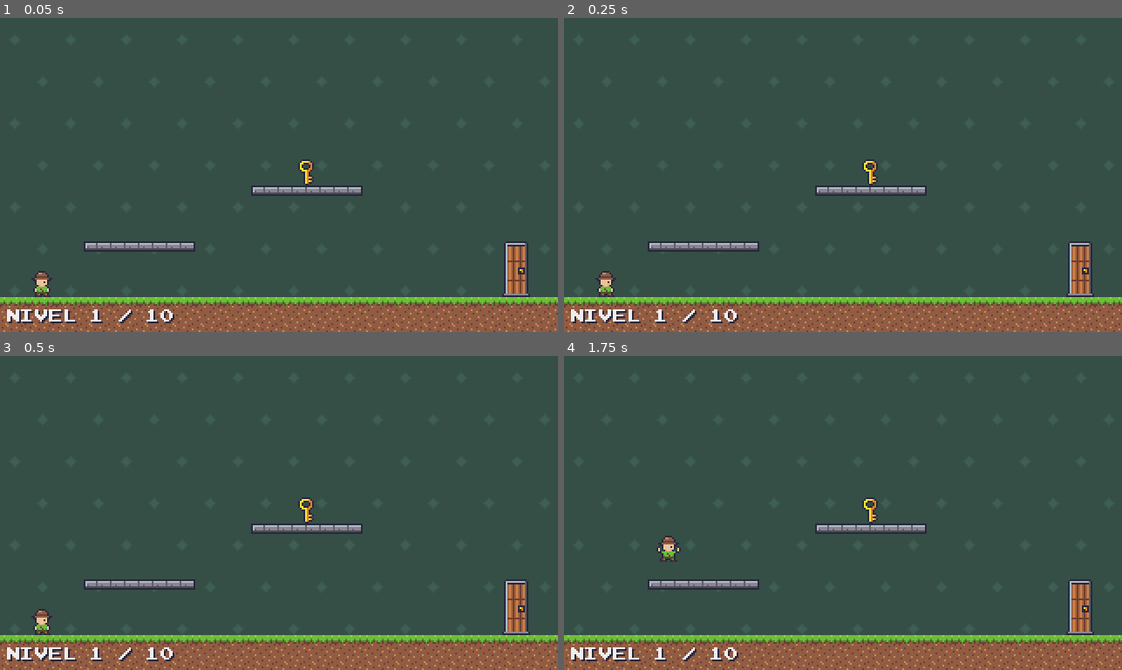
Above: before the commit, frames 1-4 (two rows, left to right).
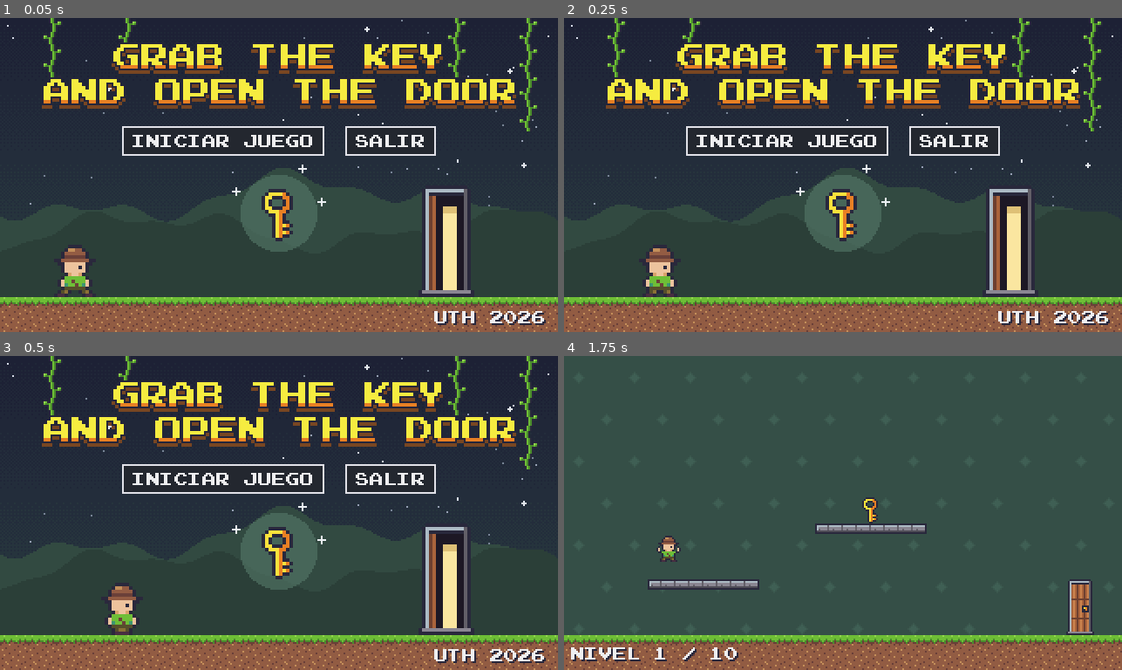
Above: after the commit, the same moments.

Repository: AntOnionPro/grab-the-key-and-open-the-door
Game: Godot game, scene res://menu/menu.tscn
Same seed, same stepped clock (60 frames per second), same inputs: the game is played once before the commit and once after it. Before the commit the project starts from res://pruebas/escena_prueba.tscn.
Inputs (mouse positions are in pixels of both pictures, inside the frame that each line leads up to):
- Up to frame 1 (0.05 s): no input
- Up to frame 2 (0.25 s): no input
- Up to frame 3 (0.5 s): no input
- Up to frame 4 (1.75 s): click (787, 478) at 0.5 s, where only the run after the commit has a clickable "INICIAR JUEGO"; tap Enter at 1.25 s; hold Right (derecha) from 1.28 s (still down); tap Space (saltar) at 1.35, 1.52 s

The runs differ from the first frame. In frame 1, 66% of the frame differs, in the area x 0-100%, y 0-98%; in frame 2, 65%; in frame 3, 65%; in frame 4, nothing differs.

Commit message:
[Feat]: Pantallas de menu y game over funcionales

Diff:
--- /dev/null
+++ b/grab-the-key-and-open-the-door/game_over/game_over.gd
@@ -0,0 +1,9 @@
+extends Control
+## Pantalla de Game Over. La muestra el gestor de niveles cuando el jugador pierde los
+## 3 corazones (#3); su único botón regresa al menú principal.
+
+@onready var _boton_volver: Button = $Botones/BotonVolver
+
+
+func _ready() -> void:
+	_boton_volver.pressed.connect(GestorNiveles.ir_al_menu)
--- /dev/null
+++ b/grab-the-key-and-open-the-door/game_over/game_over.tscn
@@ -0,0 +1,56 @@
+[gd_scene format=3]
+
+[ext_resource type="Script" path="res://game_over/game_over.gd" id="1_script"]
+[ext_resource type="Theme" path="res://menu/tema_menu.tres" id="2_tema"]
+[ext_resource type="Texture2D" path="res://game_over/titulo_game_over.png" id="3_titulo"]
+[ext_resource type="Texture2D" path="res://jugador/kip.png" id="4_kip"]
+
+[node name="GameOver" type="Control"]
+layout_mode = 3
+anchors_preset = 15
+anchor_right = 1.0
+anchor_bottom = 1.0
+grow_horizontal = 2
+grow_vertical = 2
+theme = ExtResource("2_tema")
+script = ExtResource("1_script")
+
+[node name="Fondo" type="ColorRect" parent="."]
+layout_mode = 1
+anchors_preset = 15
+anchor_right = 1.0
+anchor_bottom = 1.0
+grow_horizontal = 2
+grow_vertical = 2
+mouse_filter = 2
+color = Color(0.12549, 0.133333, 0.172549, 1)
+
+[node name="Titulo" type="TextureRect" parent="."]
+layout_mode = 0
+offset_left = 87.0
+offset_top = 44.0
+offset_right = 233.0
+offset_bottom = 63.0
+mouse_filter = 2
+texture = ExtResource("3_titulo")
+
+[node name="Kip" type="Sprite2D" parent="."]
+position = Vector2(160, 98)
+scale = Vector2(2, 2)
+texture = ExtResource("4_kip")
+hframes = 7
+frame = 6
+
+[node name="Botones" type="HBoxContainer" parent="."]
+layout_mode = 1
+anchors_preset = 10
+anchor_right = 1.0
+offset_top = 128.0
+offset_bottom = 145.0
+grow_horizontal = 2
+alignment = 1
+
+[node name="BotonVolver" type="Button" parent="Botones"]
+layout_mode = 2
+focus_mode = 0
+text = "VOLVER AL MENÚ"
--- a/grab-the-key-and-open-the-door/jugador/jugador.tscn
+++ b/grab-the-key-and-open-the-door/jugador/jugador.tscn
@@ -1,61 +1,8 @@
 [gd_scene format=3]
 
 [ext_resource type="Script" path="res://jugador/jugador.gd" id="1_script"]
-[ext_resource type="Texture2D" path="res://jugador/kip.png" id="2_kip"]
+[ext_resource type="SpriteFrames" path="res://jugador/kip_frames.tres" id="2_frames"]
 [ext_resource type="AudioStream" path="res://jugador/salto.wav" id="3_salto"]
-
-[sub_resource type="AtlasTexture" id="AtlasTexture_inactivo"]
-atlas = ExtResource("2_kip")
-region = Rect2(0, 0, 16, 16)
-
-[sub_resource type="AtlasTexture" id="AtlasTexture_caminar_1"]
-atlas = ExtResource("2_kip")
-region = Rect2(16, 0, 16, 16)
-
-[sub_resource type="AtlasTexture" id="AtlasTexture_caminar_2"]
-atlas = ExtResource("2_kip")
-region = Rect2(32, 0, 16, 16)
-
-[sub_resource type="AtlasTexture" id="AtlasTexture_caminar_3"]
-atlas = ExtResource("2_kip")
-region = Rect2(48, 0, 16, 16)
-
-[sub_resource type="AtlasTexture" id="AtlasTexture_salto"]
-atlas = ExtResource("2_kip")
-region = Rect2(64, 0, 16, 16)
-
-[sub_resource type="SpriteFrames" id="SpriteFrames_kip"]
-animations = [{
-"frames": [{
-"duration": 1.0,
-"texture": SubResource("AtlasTexture_caminar_1")
-}, {
-"duration": 1.0,
-"texture": SubResource("AtlasTexture_caminar_2")
-}, {
-"duration": 1.0,
-"texture": SubResource("AtlasTexture_caminar_3")
-}],
-"loop": true,
-"name": &"caminar",
-"speed": 8.0
-}, {
-"frames": [{
-"duration": 1.0,
-"texture": SubResource("AtlasTexture_inactivo")
-}],
-"loop": true,
-"name": &"inactivo",
-"speed": 5.0
-}, {
-"frames": [{
-"duration": 1.0,
-"texture": SubResource("AtlasTexture_salto")
-}],
-"loop": false,
-"name": &"saltar",
-"speed": 5.0
-}]
 
 [sub_resource type="RectangleShape2D" id="RectangleShape2D_cuerpo"]
 size = Vector2(8, 14)
@@ -65,7 +12,7 @@
 
 [node name="Sprite" type="AnimatedSprite2D" parent="."]
 position = Vector2(0, -8)
-sprite_frames = SubResource("SpriteFrames_kip")
+sprite_frames = ExtResource("2_frames")
 animation = &"inactivo"
 autoplay = "inactivo"
 
--- /dev/null
+++ b/grab-the-key-and-open-the-door/jugador/kip_frames.tres
@@ -0,0 +1,56 @@
+[gd_resource type="SpriteFrames" format=3]
+
+[ext_resource type="Texture2D" path="res://jugador/kip.png" id="1_kip"]
+
+[sub_resource type="AtlasTexture" id="AtlasTexture_inactivo"]
+atlas = ExtResource("1_kip")
+region = Rect2(0, 0, 16, 16)
+
+[sub_resource type="AtlasTexture" id="AtlasTexture_caminar_1"]
+atlas = ExtResource("1_kip")
+region = Rect2(16, 0, 16, 16)
+
+[sub_resource type="AtlasTexture" id="AtlasTexture_caminar_2"]
+atlas = ExtResource("1_kip")
+region = Rect2(32, 0, 16, 16)
+
+[sub_resource type="AtlasTexture" id="AtlasTexture_caminar_3"]
+atlas = ExtResource("1_kip")
+region = Rect2(48, 0, 16, 16)
+
+[sub_resource type="AtlasTexture" id="AtlasTexture_salto"]
+atlas = ExtResource("1_kip")
+region = Rect2(64, 0, 16, 16)
+
+[resource]
+animations = [{
+"frames": [{
+"duration": 1.0,
+"texture": SubResource("AtlasTexture_caminar_1")
+}, {
+"duration": 1.0,
+"texture": SubResource("AtlasTexture_caminar_2")
+}, {
+"duration": 1.0,
+"texture": SubResource("AtlasTexture_caminar_3")
+}],
+"loop": true,
+"name": &"caminar",
+"speed": 8.0
+}, {
+"frames": [{
+"duration": 1.0,
+"texture": SubResource("AtlasTexture_inactivo")
+}],
+"loop": true,
+"name": &"inactivo",
+"speed": 5.0
+}, {
+"frames": [{
+"duration": 1.0,
+"texture": SubResource("AtlasTexture_salto")
+}],
+"loop": false,
+"name": &"saltar",
+"speed": 5.0
+}]
--- /dev/null
+++ b/grab-the-key-and-open-the-door/menu/kip_corriendo.gd
@@ -0,0 +1,23 @@
+extends AnimatedSprite2D
+## Kip corriendo solo de un lado a otro en el fondo del menú, sin que el usuario lo controle.
+
+## Velocidad, en píxeles por segundo.
+@export var velocidad: float = 60.0
+## Hasta dónde corre a cada lado antes de dar la vuelta (posición x del centro).
+@export var limite_izquierdo: float = 24.0
+@export var limite_derecho: float = 220.0
+
+var _direccion := 1.0
+
+
+func _ready() -> void:
+	play("caminar")
+
+
+func _process(delta: float) -> void:
+	position.x += velocidad * _direccion * delta
+	if position.x >= limite_derecho:
+		_direccion = -1.0
+	elif position.x <= limite_izquierdo:
+		_direccion = 1.0
+	flip_h = _direccion < 0.0
--- /dev/null
+++ b/grab-the-key-and-open-the-door/menu/menu.gd
@@ -0,0 +1,12 @@
+extends Control
+## Menú principal: título, botones para iniciar o salir y Kip corriendo de fondo.
+
+@onready var _boton_iniciar: Button = $Botones/BotonIniciar
+@onready var _boton_salir: Button = $Botones/BotonSalir
+
+
+func _ready() -> void:
+	# La música empieza aquí. Si ya sonaba (por ejemplo, al volver de un nivel), sigue igual.
+	Musica.reproducir()
+	_boton_iniciar.pressed.connect(GestorNiveles.iniciar_partida)
+	_boton_salir.pressed.connect(get_tree().quit)
--- /dev/null
+++ b/grab-the-key-and-open-the-door/menu/menu.tscn
@@ -0,0 +1,88 @@
+[gd_scene format=3]
+
+[ext_resource type="Script" path="res://menu/menu.gd" id="1_script"]
+[ext_resource type="Theme" path="res://menu/tema_menu.tres" id="2_tema"]
+[ext_resource type="Texture2D" path="res://menu/fondo_menu.png" id="3_fondo"]
+[ext_resource type="Texture2D" path="res://menu/brillo_llave.png" id="4_brillo"]
+[ext_resource type="Texture2D" path="res://llave/llave.png" id="5_llave"]
+[ext_resource type="Texture2D" path="res://puerta/puerta.png" id="6_puerta"]
+[ext_resource type="SpriteFrames" path="res://jugador/kip_frames.tres" id="7_kip"]
+[ext_resource type="Script" path="res://menu/kip_corriendo.gd" id="8_kip_corriendo"]
+[ext_resource type="Texture2D" path="res://menu/titulo.png" id="9_titulo"]
+
+[node name="Menu" type="Control"]
+layout_mode = 3
+anchors_preset = 15
+anchor_right = 1.0
+anchor_bottom = 1.0
+grow_horizontal = 2
+grow_vertical = 2
+theme = ExtResource("2_tema")
+script = ExtResource("1_script")
+
+[node name="Fondo" type="TextureRect" parent="."]
+layout_mode = 0
+offset_right = 320.0
+offset_bottom = 180.0
+mouse_filter = 2
+texture = ExtResource("3_fondo")
+
+[node name="Brillo" type="Sprite2D" parent="."]
+position = Vector2(160, 112)
+texture = ExtResource("4_brillo")
+
+[node name="Llave" type="Sprite2D" parent="."]
+position = Vector2(160, 112)
+scale = Vector2(2, 2)
+texture = ExtResource("5_llave")
+
+[node name="Puerta" type="Sprite2D" parent="."]
+position = Vector2(256, 128)
+scale = Vector2(2, 2)
+texture = ExtResource("6_puerta")
+hframes = 2
+frame = 1
+
+[node name="Kip" type="AnimatedSprite2D" parent="."]
+position = Vector2(40, 144)
+scale = Vector2(2, 2)
+sprite_frames = ExtResource("7_kip")
+animation = &"caminar"
+script = ExtResource("8_kip_corriendo")
+
+[node name="Titulo" type="TextureRect" parent="."]
+layout_mode = 0
+offset_left = 23.0
+offset_top = 14.0
+offset_right = 297.0
+offset_bottom = 53.0
+mouse_filter = 2
+texture = ExtResource("9_titulo")
+
+[node name="Botones" type="HBoxContainer" parent="."]
+layout_mode = 1
+anchors_preset = 10
+anchor_right = 1.0
+offset_top = 62.0
+offset_bottom = 79.0
+grow_horizontal = 2
+theme_override_constants/separation = 12
+alignment = 1
+
+[node name="BotonIniciar" type="Button" parent="Botones"]
+layout_mode = 2
+focus_mode = 0
+text = "INICIAR JUEGO"
+
+[node name="BotonSalir" type="Button" parent="Botones"]
+layout_mode = 2
+focus_mode = 0
+text = "SALIR"
+
+[node name="Creditos" type="Label" parent="."]
+layout_mode = 0
+offset_left = 249.0
+offset_top = 166.0
+offset_right = 313.0
+offset_bottom = 177.0
+text = "UTH 2026"
--- /dev/null
+++ b/grab-the-key-and-open-the-door/menu/tema_menu.tres
@@ -0,0 +1,61 @@
+[gd_resource type="Theme" format=3]
+
+[ext_resource type="FontFile" path="res://fuentes/fuente_pixel.fnt" id="1_fuente"]
+
+[sub_resource type="StyleBoxFlat" id="StyleBoxFlat_normal"]
+content_margin_left = 6.0
+content_margin_top = 3.0
+content_margin_right = 6.0
+content_margin_bottom = 3.0
+bg_color = Color(0.137255, 0.152941, 0.184314, 1)
+border_width_left = 1
+border_width_top = 1
+border_width_right = 1
+border_width_bottom = 1
+border_color = Color(0.882353, 0.882353, 0.909804, 1)
+anti_aliasing = false
+
+[sub_resource type="StyleBoxFlat" id="StyleBoxFlat_encima"]
+content_margin_left = 6.0
+content_margin_top = 3.0
+content_margin_right = 6.0
+content_margin_bottom = 3.0
+bg_color = Color(0.207843, 0.309804, 0.278431, 1)
+border_width_left = 1
+border_width_top = 1
+border_width_right = 1
+border_width_bottom = 1
+border_color = Color(0.964706, 0.92549, 0.25098, 1)
+anti_aliasing = false
+
+[sub_resource type="StyleBoxFlat" id="StyleBoxFlat_presionado"]
+content_margin_left = 6.0
+content_margin_top = 3.0
+content_margin_right = 6.0
+content_margin_bottom = 3.0
+bg_color = Color(0.964706, 0.92549, 0.25098, 1)
+border_width_left = 1
+border_width_top = 1
+border_width_right = 1
+border_width_bottom = 1
+border_color = Color(0.909804, 0.501961, 0.141176, 1)
+anti_aliasing = false
+
+[sub_resource type="StyleBoxEmpty" id="StyleBoxEmpty_foco"]
+
+[resource]
+default_font = ExtResource("1_fuente")
+default_font_size = 10
+Button/colors/font_color = Color(0.933333, 0.933333, 0.941176, 1)
+Button/colors/font_hover_color = Color(0.964706, 0.92549, 0.25098, 1)
+Button/colors/font_hover_pressed_color = Color(0.160784, 0.156863, 0.235294, 1)
+Button/colors/font_pressed_color = Color(0.160784, 0.156863, 0.235294, 1)
+Button/styles/focus = SubResource("StyleBoxEmpty_foco")
+Button/styles/hover = SubResource("StyleBoxFlat_encima")
+Button/styles/hover_pressed = SubResource("StyleBoxFlat_presionado")
+Button/styles/normal = SubResource("StyleBoxFlat_normal")
+Button/styles/pressed = SubResource("StyleBoxFlat_presionado")
+Label/colors/font_color = Color(0.933333, 0.933333, 0.941176, 1)
+Label/colors/font_shadow_color = Color(0.160784, 0.156863, 0.235294, 1)
+Label/constants/shadow_offset_x = 1
+Label/constants/shadow_offset_y = 1
--- /dev/null
+++ b/grab-the-key-and-open-the-door/musica/musica.gd
@@ -0,0 +1,26 @@
+extends Node
+## Música de fondo de todo el juego.
+##
+## Es un autoload con el nombre Musica: no se destruye al cambiar de escena, así que la pista
+## sigue sonando sin cortarse ni reiniciarse entre el menú, los niveles y Game Over. Como hay
+## un solo reproductor, nunca pueden sonar dos copias a la vez.
+
+const PISTA := preload("res://musica/tema_principal.wav")
+
+var _reproductor := AudioStreamPlayer.new()
+
+
+func _ready() -> void:
+	_reproductor.stream = PISTA
+	_reproductor.volume_db = -4.0
+	# Sigue sonando aunque el juego se pause.
+	_reproductor.process_mode = Node.PROCESS_MODE_ALWAYS
+	# El WAV ya trae su punto de bucle. Esto es solo un respaldo por si se importara sin bucle.
+	_reproductor.finished.connect(_reproductor.play)
+	add_child(_reproductor)
+
+
+## Empieza la música. Si ya está sonando no hace nada, así no se reinicia al volver al menú.
+func reproducir() -> void:
+	if not _reproductor.playing:
+		_reproductor.play()
--- a/grab-the-key-and-open-the-door/niveles/gestor_niveles.gd
+++ b/grab-the-key-and-open-the-door/niveles/gestor_niveles.gd
@@ -1,5 +1,6 @@
 extends Node
-## Sabe qué niveles hay, en qué orden y cuál se está jugando.
+## Sabe qué niveles hay, en qué orden y cuál se está jugando, y hace los cambios de escena
+## entre el menú, los niveles y Game Over.
 ##
 ## Es un autoload (Proyecto → Configuración del proyecto → Globales) con el nombre
 ## GestorNiveles, así que existe en todas las escenas y no se reinicia al cambiar de nivel.
@@ -14,6 +15,9 @@
 	"res://pruebas/escena_prueba.tscn",
 	"res://pruebas/escena_prueba.tscn",
 ]
+
+const ESCENA_MENU := "res://menu/menu.tscn"
+const ESCENA_GAME_OVER := "res://game_over/game_over.tscn"
 
 ## Posición en NIVELES del nivel que se está jugando (0 es el nivel 1).
 var indice_actual := 0
@@ -34,14 +38,18 @@
 		indice_actual += 1
 		_cargar_nivel_actual()
 	else:
-		_terminar_juego()
+		# Fin del juego: se regresa al menú (GDD, Guión).
+		ir_al_menu()
+
+
+func ir_al_menu() -> void:
+	get_tree().change_scene_to_file(ESCENA_MENU)
+
+
+## La llama #3 cuando el jugador pierde los 3 corazones.
+func mostrar_game_over() -> void:
+	get_tree().change_scene_to_file(ESCENA_GAME_OVER)
 
 
 func _cargar_nivel_actual() -> void:
 	get_tree().change_scene_to_file(NIVELES[indice_actual])
-
-
-func _terminar_juego() -> void:
-	# TEMPORAL (#1): todavía no hay menú, así que se vuelve a empezar desde el primer nivel.
-	# #2 cambia esto para cargar el menú principal.
-	iniciar_partida()
--- a/grab-the-key-and-open-the-door/project.godot
+++ b/grab-the-key-and-open-the-door/project.godot
@@ -11,13 +11,14 @@
 [application]
 
 config/name="grab-the-key-and-open-the-door"
-run/main_scene="res://pruebas/escena_prueba.tscn"
+run/main_scene="res://menu/menu.tscn"
 config/features=PackedStringArray("4.7", "GL Compatibility")
 config/icon="res://icon.svg"
 
 [autoload]
 
 GestorNiveles="*res://niveles/gestor_niveles.gd"
+Musica="*res://musica/musica.gd"
 
 [display]
 
Not shown, added: grab-the-key-and-open-the-door/game_over/game_over.gd.uid
Binary file added: grab-the-key-and-open-the-door/game_over/titulo_game_over.png
Not shown, added: grab-the-key-and-open-the-door/game_over/titulo_game_over.png.import
Not shown, added: grab-the-key-and-open-the-door/menu/kip_corriendo.gd.uid
Not shown, added: grab-the-key-and-open-the-door/menu/menu.gd.uid
Not shown, added: grab-the-key-and-open-the-door/musica/musica.gd.uid
Not shown, added: grab-the-key-and-open-the-door/musica/tema_principal.wav.import
Not shown, added: grab-the-key-and-open-the-door/musica/tema_principal.wav
